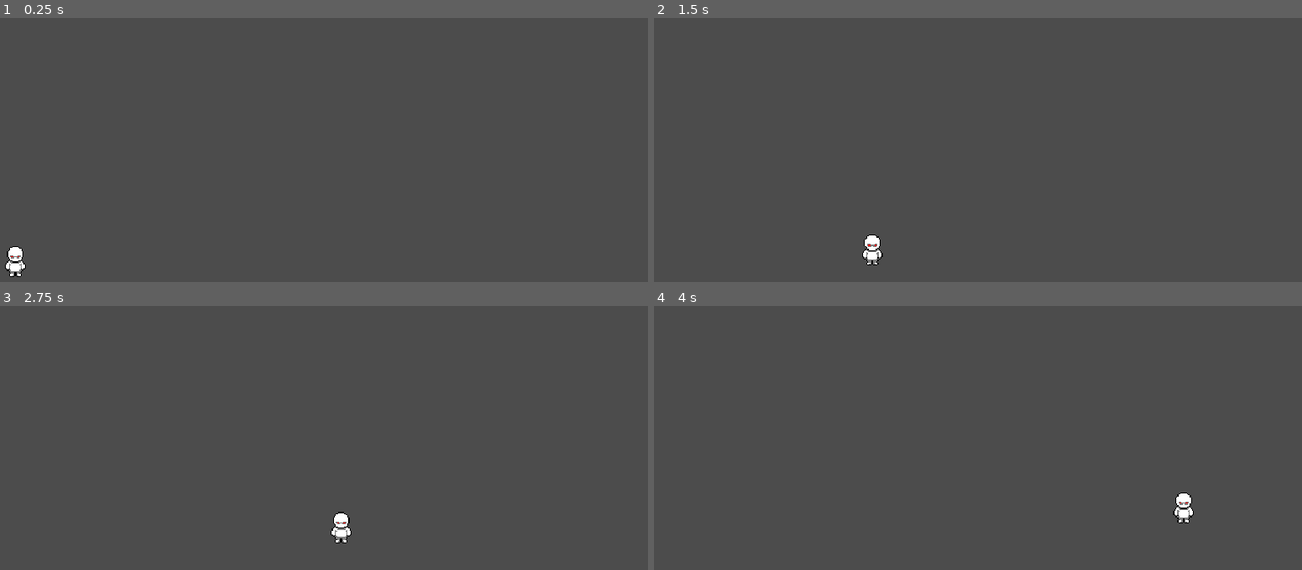
Above: before the commit, frames 1-4 (two rows, left to right).
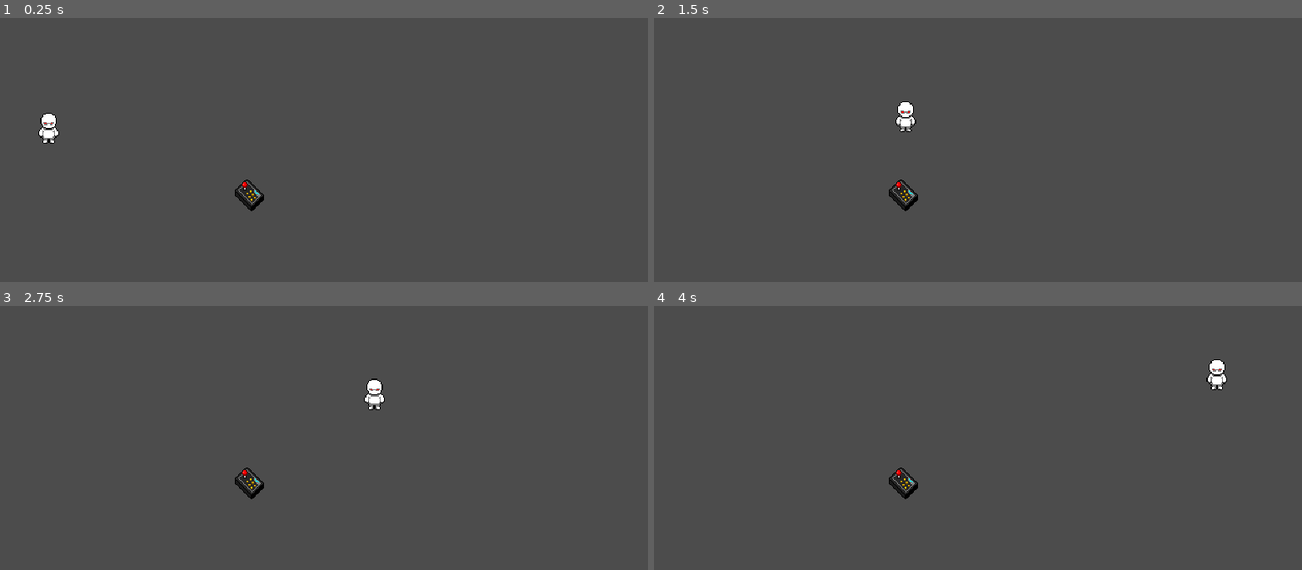
Above: after the commit, the same moments.

Repository: meowKen/LD49-GAME-GODOT
Game: Godot game, scene res://Scenes/Levels/PickItemTestScene.tscn
The game is run twice, just before and just after one commit, with the same random seed, the same clock (stepped at 60 frames per second) and the same inputs. This scene is started directly instead of the project's main scene.
Inputs:
- Up to frame 1 (0.25 s): no input
- Up to frame 2 (1.5 s): tap Enter at 0.5 s; hold Right (ui_right) from 0.53 s (still down); tap Up (ui_up) at 0.77 s
- Up to frame 3 (2.75 s): tap Up (ui_up) at 1.52 s; release Right (ui_right) at 2.03 s; hold Left (ui_left) from 2.03 s (still down)
- Up to frame 4 (4 s): release Left (ui_left) at 2.78 s; hold Right (ui_right) from 2.78 s (still down); tap Up (ui_up) at 3.02, 3.77 s

The runs differ from the first frame. In frame 1, 0.9% of the frame differs, in the area x 0-41%, y 35-99%; in frame 2, 0.9%; in frame 3, 0.9%, in the area x 36-60%, y 27-90%; in frame 4, 0.9%.

Commit message:
feature: Add extinguisher

Diff:
--- a/Scenes/Levels/PickItemTestScene.tscn
+++ b/Scenes/Levels/PickItemTestScene.tscn
@@ -1,8 +1,12 @@
-[gd_scene load_steps=2 format=2]
+[gd_scene load_steps=3 format=2]
 
 [ext_resource path="res://Scenes/Objects/emit_green_character.tscn" type="PackedScene" id=1]
+[ext_resource path="res://Scenes/Objects/Extinguisher.tscn" type="PackedScene" id=2]
 
 [node name="PickItemTestScene" type="Node"]
 
-[node name="KinematicBody2D" parent="." instance=ExtResource( 1 )]
-position = Vector2( 32, 320 )
+[node name="EmitGreen" parent="." instance=ExtResource( 1 )]
+position = Vector2( 64, 192 )
+z_index = 1
+
+[node name="Extinguisher" parent="." instance=ExtResource( 2 )]
--- /dev/null
+++ b/Scenes/Objects/Extinguisher.tscn
@@ -0,0 +1,18 @@
+[gd_scene load_steps=3 format=2]
+
+[ext_resource path="res://Sprites/Items/Stick.png" type="Texture" id=1]
+
+[sub_resource type="CircleShape2D" id=1]
+radius = 16.0
+
+[node name="Extinguisher" type="Sprite"]
+position = Vector2( 257, 256 )
+texture = ExtResource( 1 )
+__meta__ = {
+"_edit_group_": true
+}
+
+[node name="Area2D" type="Area2D" parent="."]
+
+[node name="CollisionShape2D" type="CollisionShape2D" parent="Area2D"]
+shape = SubResource( 1 )
--- a/Scenes/Objects/emit_green_character.tscn
+++ b/Scenes/Objects/emit_green_character.tscn
@@ -24,8 +24,12 @@
 [sub_resource type="CircleShape2D" id=3]
 radius = 32.0
 
-[node name="KinematicBody2D" type="KinematicBody2D"]
+[node name="EmitGreen" type="KinematicBody2D"]
+position = Vector2( 0, 91.0248 )
 script = ExtResource( 5 )
+__meta__ = {
+"_edit_group_": true
+}
 
 [node name="CollisionShape2D" type="CollisionShape2D" parent="."]
 position = Vector2( 0, 7 )
--- /dev/null
+++ b/Scripts/Context/orchestrator.gd
@@ -0,0 +1,16 @@
+extends Node
+
+
+# Declare member variables here. Examples:
+# var a = 2
+# var b = "text"
+var global_id = "coucou depuis l'orchestrator"
+
+# Called when the node enters the scene tree for the first time.
+func _ready():
+	pass # Replace with function body.
+
+
+# Called every frame. 'delta' is the elapsed time since the previous frame.
+#func _process(delta):
+#	pass
--- a/Scripts/Movement/TopDownMovement.gd
+++ b/Scripts/Movement/TopDownMovement.gd
@@ -7,17 +7,19 @@
 const FRICTION = 0.1
 const JUMP_HEIGHT = 700
 
+onready var _context = get_node("/root/Orchestrator")
+onready var _animation = $AnimatedSprite
 var motion = Vector2()
-onready var _animation = $AnimatedSprite
 var x_axis = 0
 var y_axis = 0
 
 func _process(delta):
-	if abs(motion.x) < 10 and abs(motion.y) < 10:
-		_animation.play("idle")
-	elif motion.y > 0:
-		_animation.play("down")
-	pass
+	if _context != null and _animation != null:
+		print(_context["global_id"])
+		if abs(motion.x) < 10 and abs(motion.y) < 10:
+			_animation.play("idle")
+		elif motion.y > 0:
+			_animation.play("down")
 
 func _physics_process(delta):
 
@@ -44,4 +46,3 @@
 		motion.y = lerp(motion.y, MAX_SPEED * y_axis, ACCELERATION)
 
 	motion = move_and_slide(motion)
-	pass
--- a/project.godot
+++ b/project.godot
@@ -18,6 +18,10 @@
 
 config/name="LD49-GAME-GODOT"
 run/main_scene="res://Scenes/Levels/topdown.tscn"
+
+[autoload]
+
+Orchestrator="*res://Scripts/Context/orchestrator.gd"
 
 [display]
 
